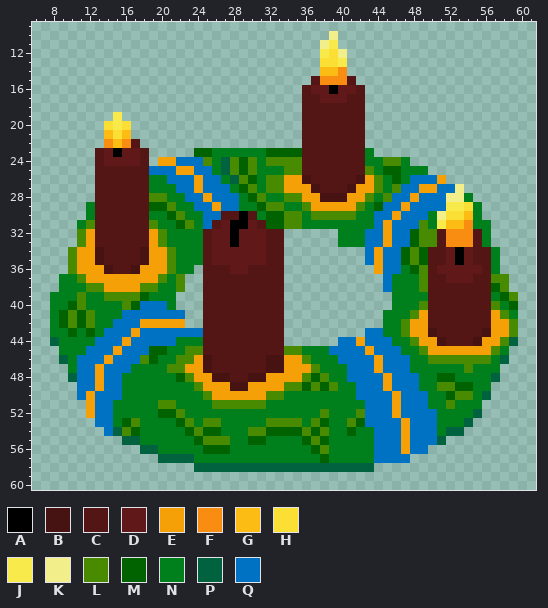
Sprite sheet, stored at Assets/FuerWinter/Adventskranz.png. The first picture shows the starting point.
The file is 68x68 pixels. Shown: x 6..61, y 9..60.
Palette (. is transparent): A #000000  B #471212  C #541515  D #611818  E #f6a007  F #f98d12  G #fcbc14  H #fcdf35  J #f9ea4b  K #f2ee89  L #488a00  M #006300  N #00801d  P #00623e  Q #0072c4
Pixels before (only the part around the change), first column x 17:
 9 ..................................
10 ......................K...........
11 .....................KJ...........
12 .....................JHK..........
13 .....................HHJ..........
14 .....................GGF..........
15 ....................CFFFC.........
16 ...................CDDADDC........
17 ...................CCDDDCC........
18 ...................CCCCCCC........
19 ...................CCCCCCC........
20 ...................CCCCCCC........
21 ...................CCCCCCC........
22 C..................CCCCCCC........
23 DC.....MMNNNNNNMMMMCCCCCCCN.......
24 DC.EEQQQLNPLMLNLLLLCCCCCCCNNLLN...
25 CCQQQEEQQNPLMLNNNLLCCCCCCCLNMMNNN.
26 CCNNQQQEQQNPLMNLLEEBCCCCCBELNMNQQQ
27 CCNNNQQEQQQNMLNLLEEEBCCCBEELNLQQEE
28 CCLLNNQQEQQQNMLNNLLEEBBBEELNLQQEQQ
29 CCMMLNNQQEQQNNMLLNNLEEEEELNMQQEQQQ
30 CCNNMLNNQQCCACNMMLLNLLLLLNNQQEQQQN
31 CCLNNMLNQCDAADCMMLLNNNNNNNNQEQQQLN
32 CCELNNNNCDDADDDCC......NNNQQEQQMLL
33 CCELNNNNCDDADDDCC......NNNQQEQQMLL
34 CBEELNNNCDDDDDDCC.........QEQQMLMC
Now the later version:
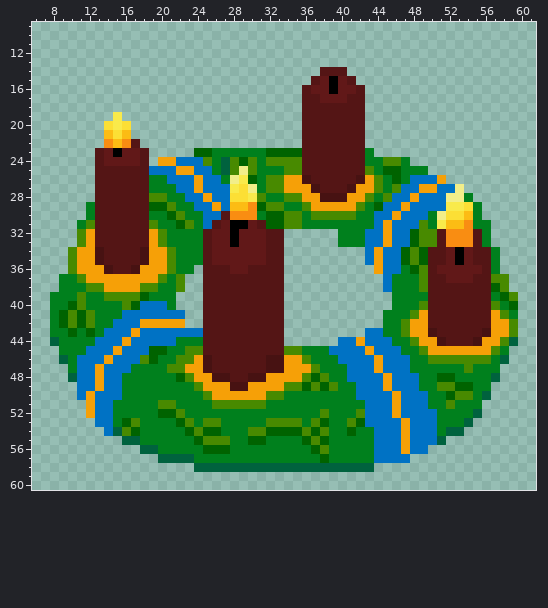
What changed:
y 10: x 39 K -> .
y 11: x 38..39 KJ -> ..
y 12: x 38..40 JHK -> ...
y 13: x 38..40 HHJ -> ...
y 14: x 38..40 GGF -> CCC
y 15: x 38..40 FFF -> DAD
y 25: x 29 M -> K
y 26: x 28..29 PL -> KJ
y 27: x 28..30 NML -> JHK
y 28: x 28..30 QNM -> HHJ
y 29: x 28..30 QNN -> GGF
y 30: x 28..30 CAC -> FFF
